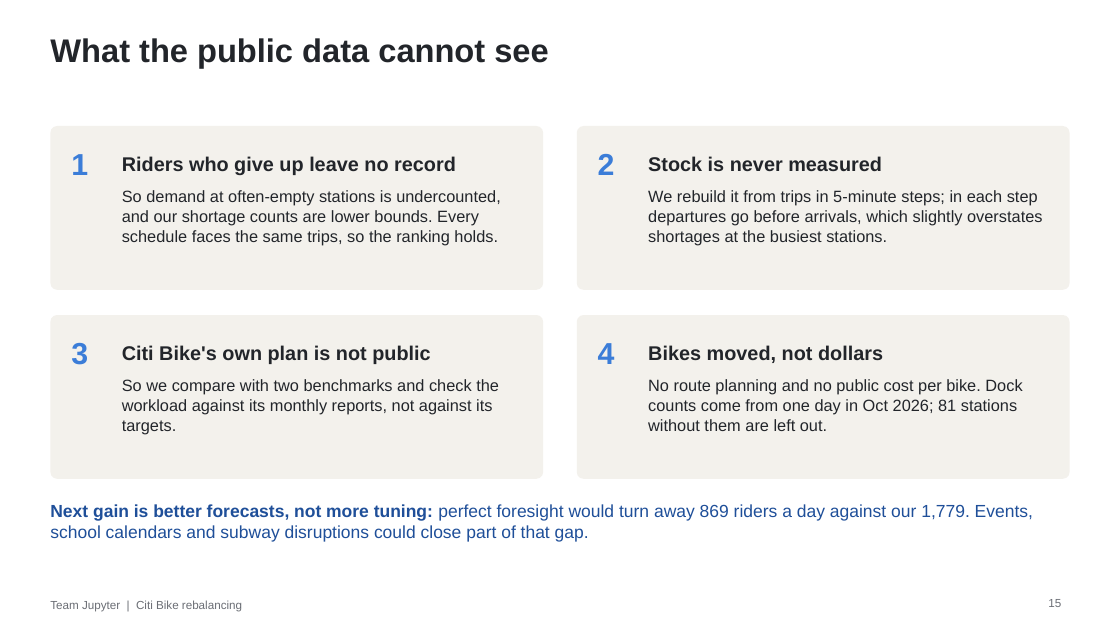
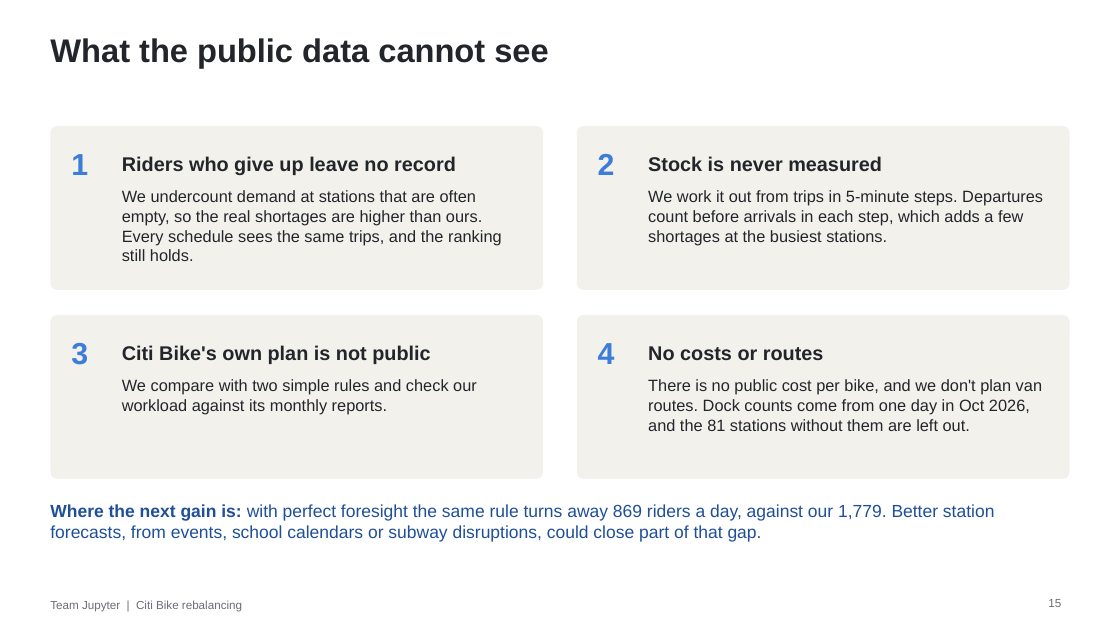
Before and after one commit to martin-gbeck/citibike-rebalancing, a slide deck: slide 15 of presentation/citibike-presentation.pptx. Drawn at 1120x630 pixels with LibreOffice and Linux fonts; fonts in the diff are those of the drawing. Boxes give left, top, right and bottom in pixels: in the first picture for what was removed or moved away, otherwise in the second. Text is boxed around its words. In the diff, an @@ line names an element or a change of style, - is before the commit and + after.

```diff
--- a/presentation/citibike-presentation.pptx
+++ b/presentation/citibike-presentation.pptx
@@ text at [122, 190, 502, 261]: text changed @@
-So demand at often-empty stations is undercounted, and our shortage counts are lower bounds. Every schedule faces the same trips, so the ranking holds.
+We undercount demand at stations that are often empty, so the real shortages are higher than ours. Every schedule sees the same trips, and the ranking still holds.
@@ text at [648, 190, 1043, 245]: text changed @@
-We rebuild it from trips in 5-minute steps; in each step departures go before arrivals, which slightly overstates shortages at the busiest stations.
+We work it out from trips in 5-minute steps. Departures count before arrivals in each step, which adds a few shortages at the busiest stations.
@@ text at [648, 346, 824, 360]: text changed @@
-Bikes moved, not dollars
+No costs or routes
@@ text at [122, 379, 477, 415]: text changed @@
-So we compare with two benchmarks and check the workload against its monthly reports, not against its targets.
+We compare with two simple rules and check our workload against its monthly reports.
@@ text at [648, 379, 1042, 431]: text changed @@
-No route planning and no public cost per bike. Dock counts come from one day in Oct 2026; 81 stations without them are left out.
+There is no public cost per bike, and we don't plan van routes. Dock counts come from one day in Oct 2026, and the 81 stations without them are left out.
@@ text at [50, 504, 995, 542]: text changed @@
-Next gain is better forecasts, not more tuning: perfect foresight would turn away 869 riders a day against our 1,779. Events, school calendars and subway disruptions could close part of that gap.
+Where the next gain is: with perfect foresight the same rule turns away 869 riders a day, against our 1,779. Better station forecasts, from events, school calendars or subway disruptions, could close part of that gap.
```
Also in this commit, not shown: 15 other slides changed, 1 other file.
